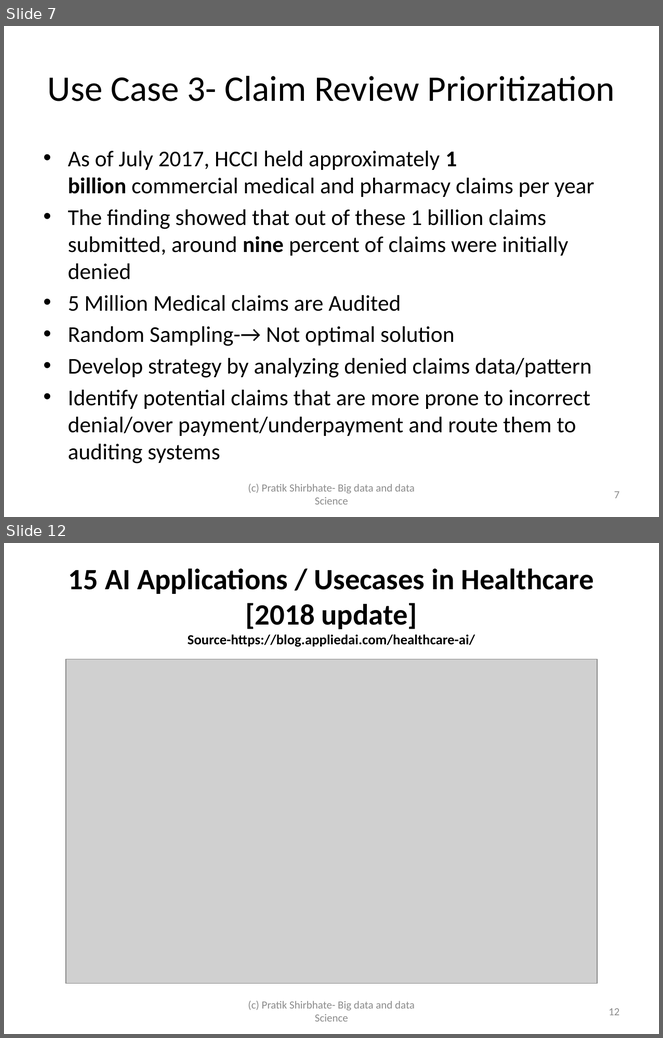
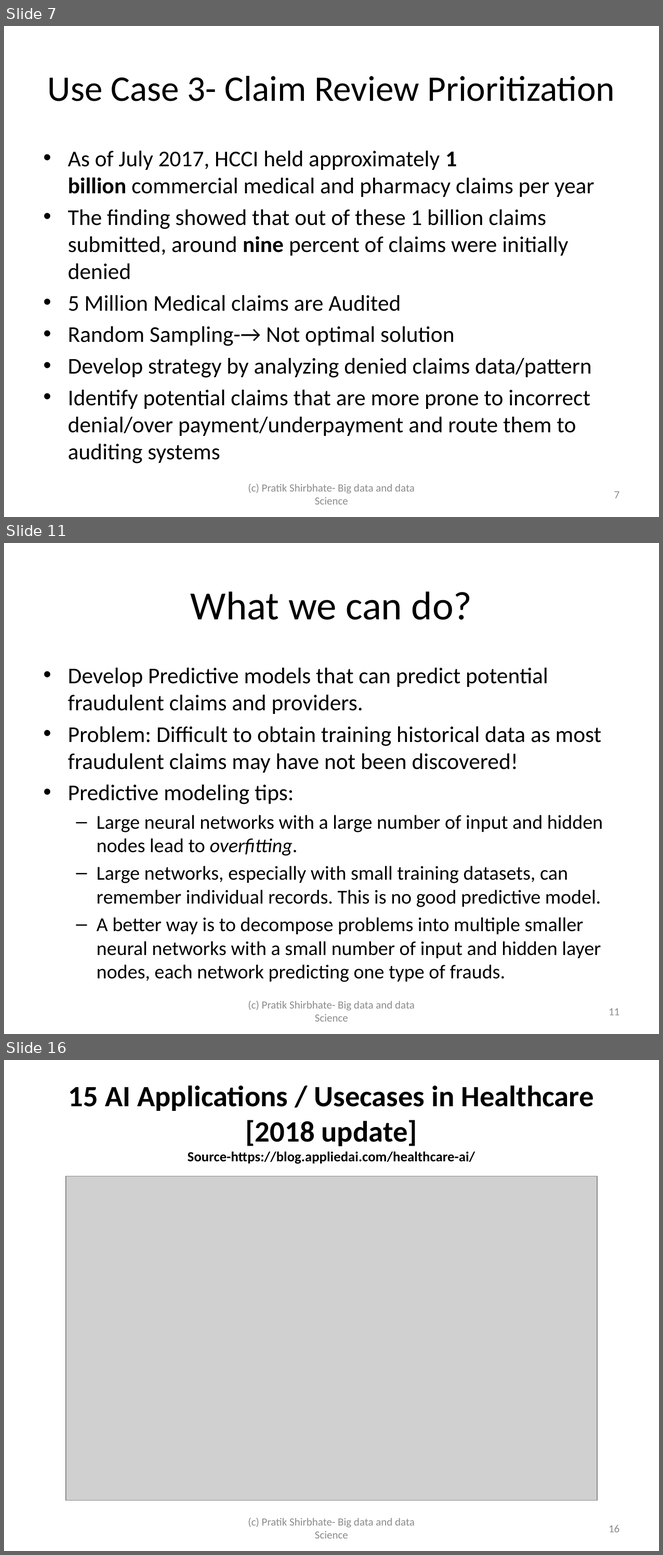
Before and after one commit to PRATIKSHIRBHATE/Cognizant, a slide deck: Humana-ML-Case Studies.pptx. Shown one above the other, each under a label of ours: slides 7 and 12 before the commit, slides 7, 11 and 16 after it; the slides between them are not shown. The pictures are 663x1038 and 663x1555 pixels, drawn with LibreOffice and Linux fonts; fonts in the diff are those of the drawing; grey boxes stand for pictures. Boxes give left, top, right and bottom in pixels: in the first picture for what was removed or moved away, otherwise in the second. Text is boxed around its words. In the diff, an @@ line names an element or a change of style, - is before the commit and + after.

Commit message:
Modified Slides of individual use cases
Added the links of the research papers relevant to use cases

```diff
--- a/Humana-ML-Case Studies.pptx
+++ b/Humana-ML-Case Studies.pptx
@@ slide 11 added at (4, 543, 659, 1034), background #FFFFFF @@
@@ title added at (191, 591, 473, 620), 44 pt, text #000000 @@
+What we can do?
@@ text added at (68, 668, 603, 982), 21.7 pt, text #000000 @@
+• Develop Predictive models that can predict potential fraudulent claims and providers.
+• Problem: Difficult to obtain training historical data as most fraudulent claims may have not been discovered!
+• Predictive modeling tips:
+  – Large neural networks with a large number of input and hidden nodes lead to overfitting.
+  – Large networks, especially with small training datasets, can remember individual records. This is no good predictive model.
+  – A better way is to decompose problems into multiple smaller neural networks with a small number of input and hidden layer nodes, each network predicting one type of frauds.
@@ text added at (248, 1001, 415, 1022), 12 pt, text #8C8C8C @@
+(c) Pratik Shirbhate- Big data and data Science
@@ page number added at (609, 1008, 620, 1016), 12 pt, text #8C8C8C @@
+11
@@ what was slide 12 is now slide 16 @@
@@ page number at (609, 1525, 620, 1533): text changed @@
-12
+16
```
Also in this commit, not shown: 4 slides changed, 3 other slides added.
